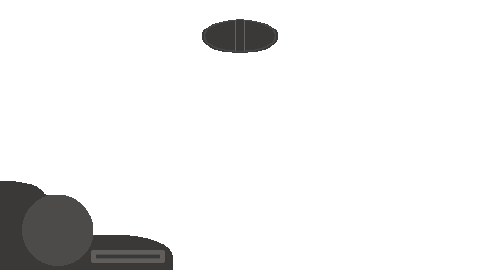
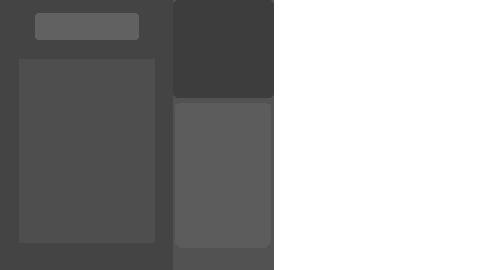
Revision of a layered 480 x 270 image; what changed, layer by layer:
hid "Layer 3(pasted)", painted on it over [0, 0, 278, 270]
hid "Layer 2" over [0, 128, 192, 270]
added layer "inventario" above "descrizione" over [0, 0, 192, 270]
added layer "descrizione" over [0, 0, 278, 270]
